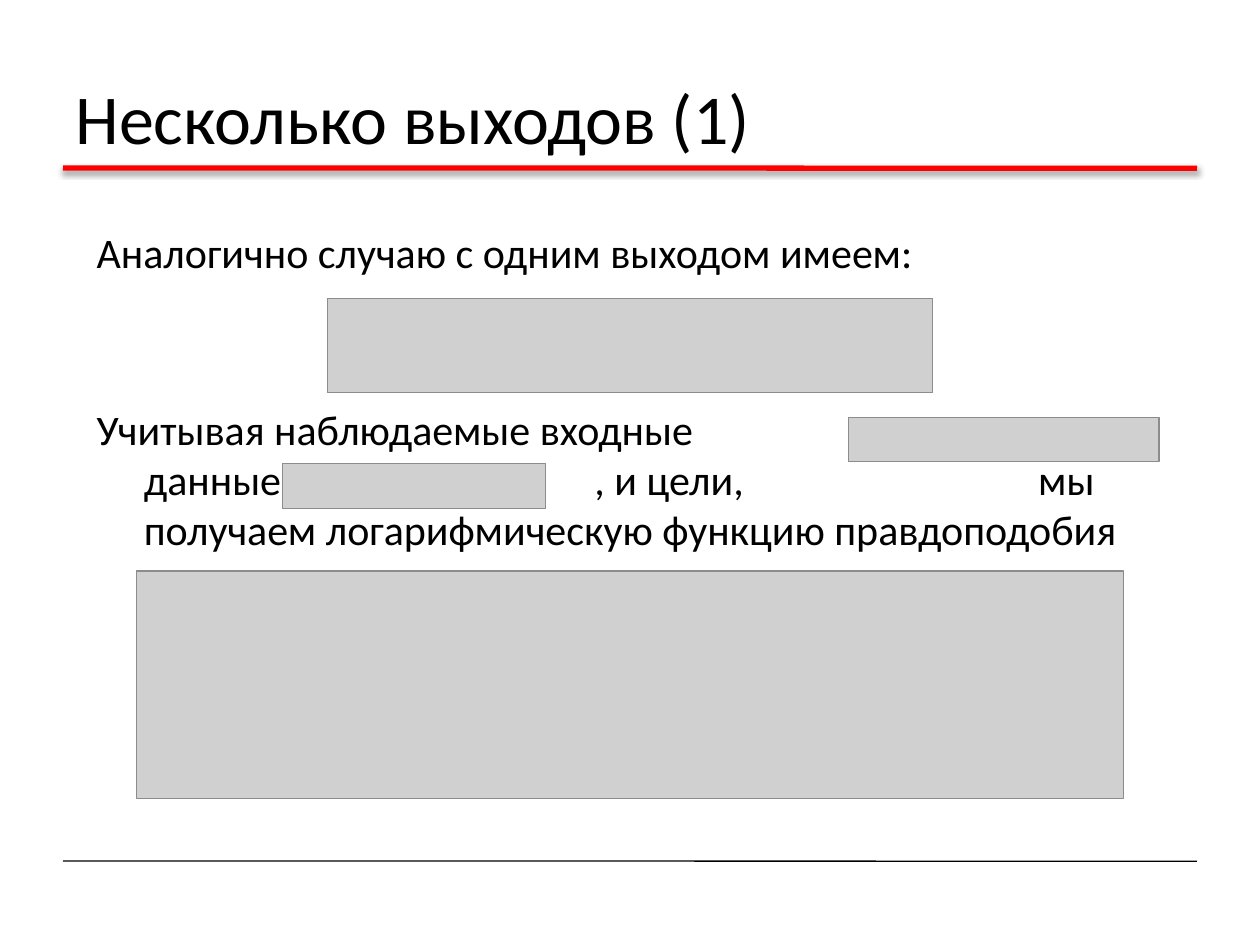
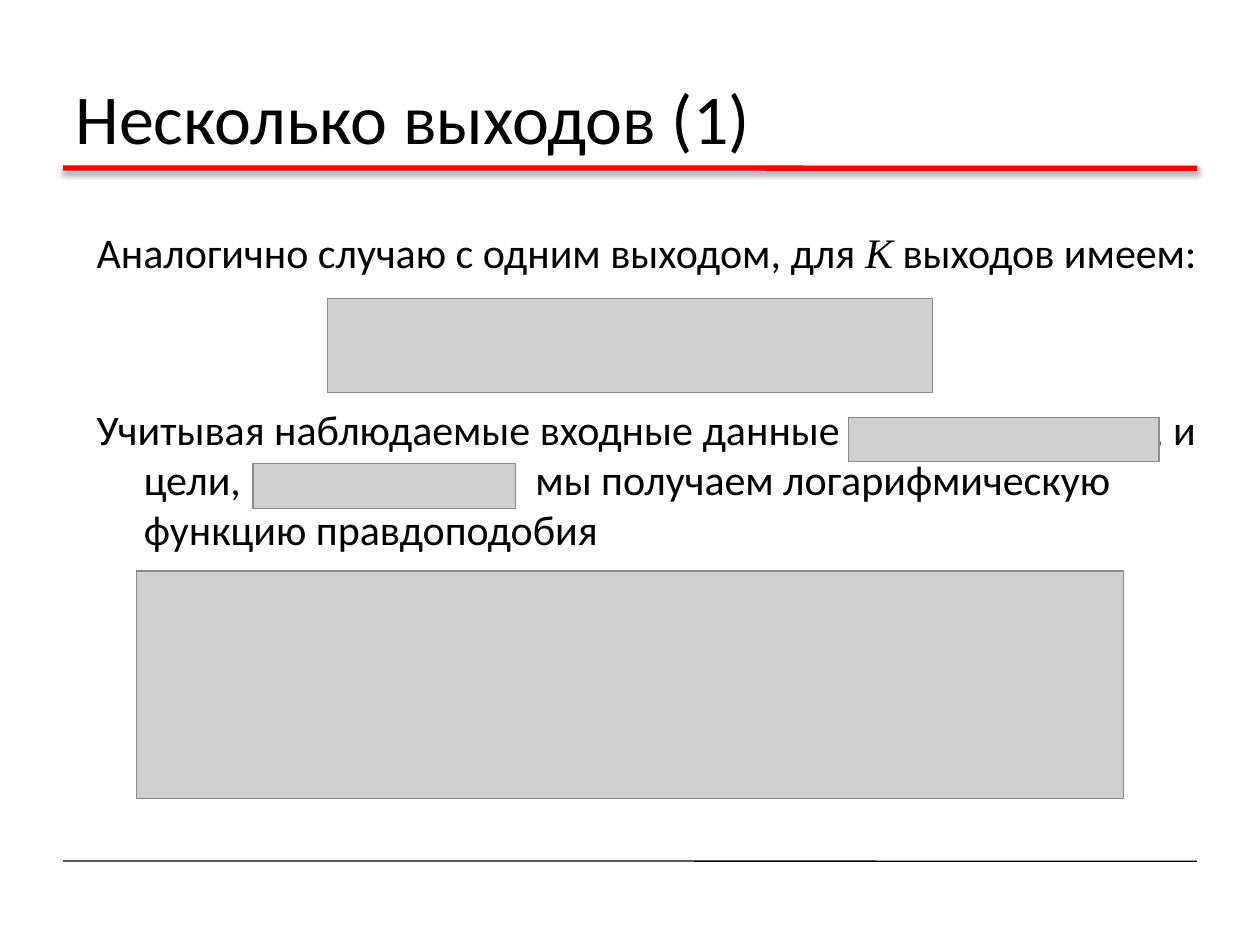
Before and after one commit to sudakov/ai-lab, a slide deck: slide 16 of ML2.pptx. Drawn at 1260x945 pixels with LibreOffice and Linux fonts; fonts in the diff are those of the drawing; grey boxes stand for pictures. Boxes give left, top, right and bottom in pixels: in the first picture for what was removed or moved away, otherwise in the second. Text is boxed around its words. In the diff, an @@ line names an element or a change of style, - is before the commit and + after.

```diff
--- a/ML2.pptx
+++ b/ML2.pptx
@@ text at (97,240,1196,275): text changed @@
-Аналогично случаю с одним выходом имеем:
+Аналогично случаю с одним выходом, для K выходов имеем:
@@ picture: place and size @@
-picture at (282,464,544,509)
+picture at (253,464,515,509)
```
Also in this commit, not shown: 2 other slides changed, 2 other files.
